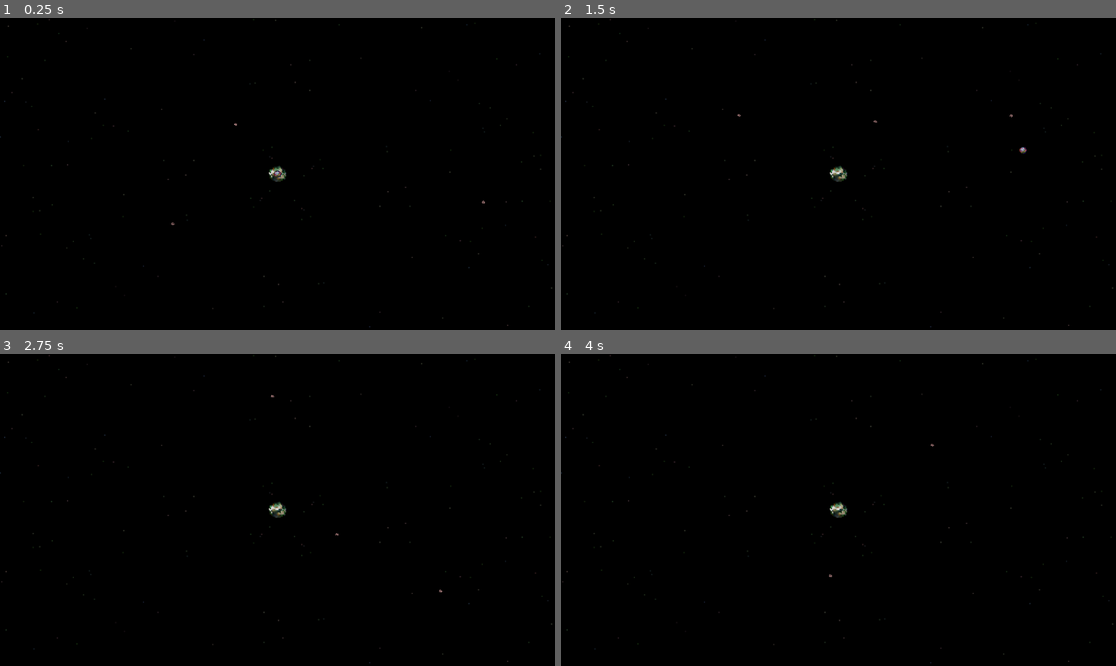
Above: before the commit, frames 1-4 (two rows, left to right).
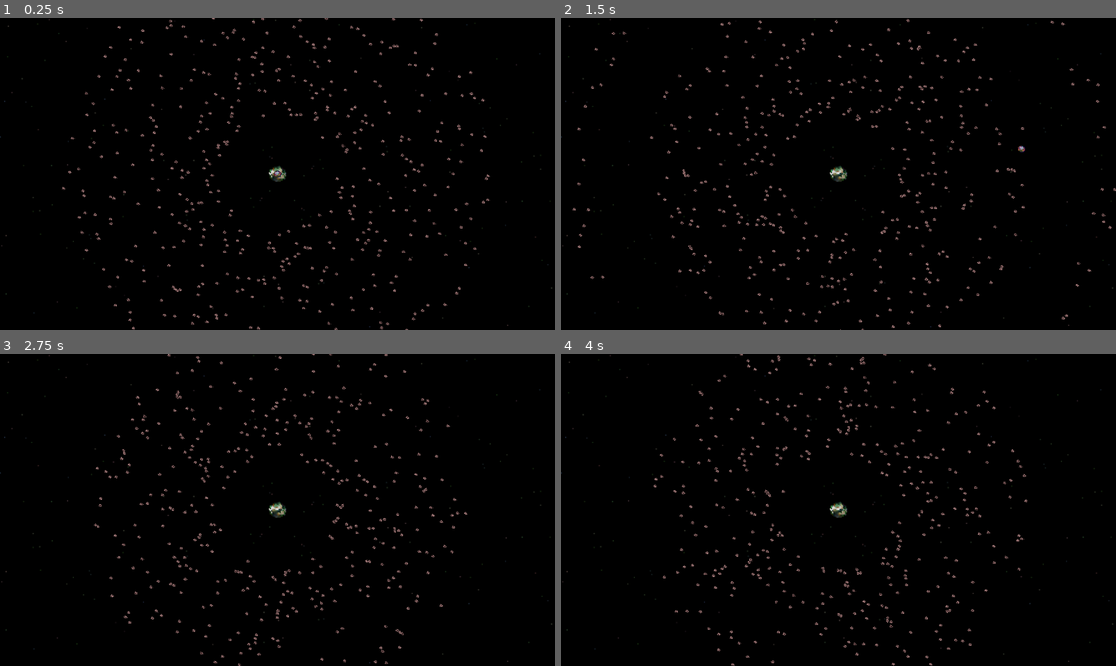
Above: after the commit, the same moments.

Repository: rkmoon/project-space-balls
Game: Godot game, scene res://Scenes/test_scene.tscn
Same seed, same stepped clock (60 frames per second), same inputs: the game is played once before the commit and once after it. The project has no main scene, so this scene is started directly.
Inputs (mouse positions are in pixels of both pictures, inside the frame that each line leads up to):
- Up to frame 1 (0.25 s): no input
- Up to frame 2 (1.5 s): move the mouse to (960, 158) at 0.52 s; press the mouse at (960, 158) at 0.53 s; move the mouse to (727, 189) at 1.27 s; release the mouse at (727, 189) at 1.28 s; click (727, 189) at 1.35 s
- Up to frame 3 (2.75 s): move the mouse to (333, 441) at 2.02 s; press the mouse at (333, 441) at 2.03 s
- Up to frame 4 (4 s): move the mouse to (810, 572) at 2.77 s; release the mouse at (810, 572) at 2.78 s; click (810, 572) at 2.85 s; move the mouse to (1005, 556) at 3.52 s; press the mouse at (1005, 556) at 3.53 s

The runs differ from the first frame. In frame 1, 2.0% of the frame differs, in the area x 11-89%, y 0-100%; in frame 2, 1.9%; in frame 3, 1.7%; in frame 4, 1.7%.

Commit message:
Attempted to add changing scale

Diff:
--- a/Scenes/test_scene.tscn
+++ b/Scenes/test_scene.tscn
@@ -27,7 +27,7 @@
 script = ExtResource("1_1wq1n")
 orbital_object_scene = ExtResource("6_c2i12")
 orbit_radius_min = 80.0
-number_of_orbits = 5
+number_of_orbits = 500
 
 [node name="Camera2D" type="Camera2D" parent="."]
 zoom = Vector2(1.5, 1.5)
@@ -58,11 +58,14 @@
 [node name="OrbitingPlanet" type="RigidBody2D" parent="." node_paths=PackedStringArray("gravity_node")]
 position = Vector2(-195, 0)
 mass = 2.202
+continuous_cd = 1
 contact_monitor = true
 max_contacts_reported = 10
 script = ExtResource("2_n62oi")
 gravity_node = NodePath("../MiddlePlanet/Gravity")
 color_gradient = Array[Color]([Color(0.849497, 0.18215, 0.807406, 0.5), Color(0.63064, 0.269606, 0.980716, 0.5), Color(0.787546, 0.917811, 0, 1), Color(0, 0, 0.972549, 1), Color(0.636237, 0.380871, 0.790991, 1), Color(0.761895, 0.523715, 0.984957, 1)])
+prediction_time = null
+step = null
 
 [node name="CollisionShape2D" type="CollisionShape2D" parent="OrbitingPlanet"]
 shape = SubResource("CircleShape2D_shfy3")
--- a/planet.gd
+++ b/planet.gd
@@ -9,10 +9,12 @@
 var is_dragging: bool = false
 var has_fired: bool = false
 var trajectory_points: Array = []
+var target_scale = Vector2(1,1)
 
 func _ready() -> void:
 	freeze = true
 	connect("body_entered", _on_body_entered)
+	target_scale = scale
 
 
 func _input(event: InputEvent) -> void:
@@ -45,6 +47,9 @@
 	elif !is_dragging and freeze:
 		position = get_global_mouse_position()
 		update_trajectory()
+
+func _integrate_forces(state: PhysicsDirectBodyState2D) -> void:
+	scale = target_scale
 
 func update_trajectory() -> void:
 	trajectory_points.clear()
@@ -105,6 +110,9 @@
 
 
 func absorb_object(body: RigidBody2D) -> void:
+	var added_mass = body.mass
 	mass += body.mass
-	print(body.name + ": absorbed. New Mass: " + str(mass))
+	var scale_factor = pow((added_mass/mass), 1./3.)
 	body.queue_free()
+	target_scale += Vector2(1,1)
+	print(body.name + ": absorbed. New Mass: " + str(mass) + " New Scale:" + str(target_scale))
